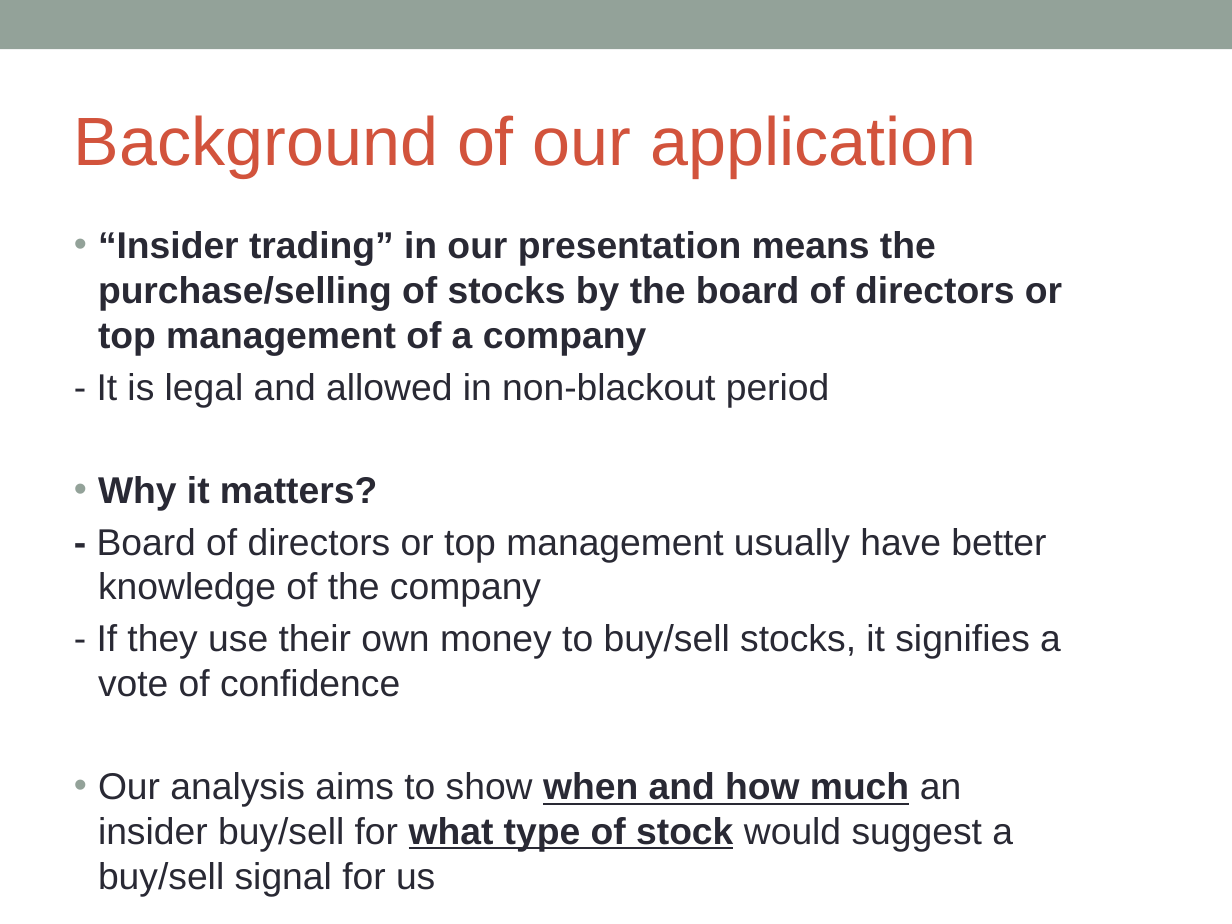
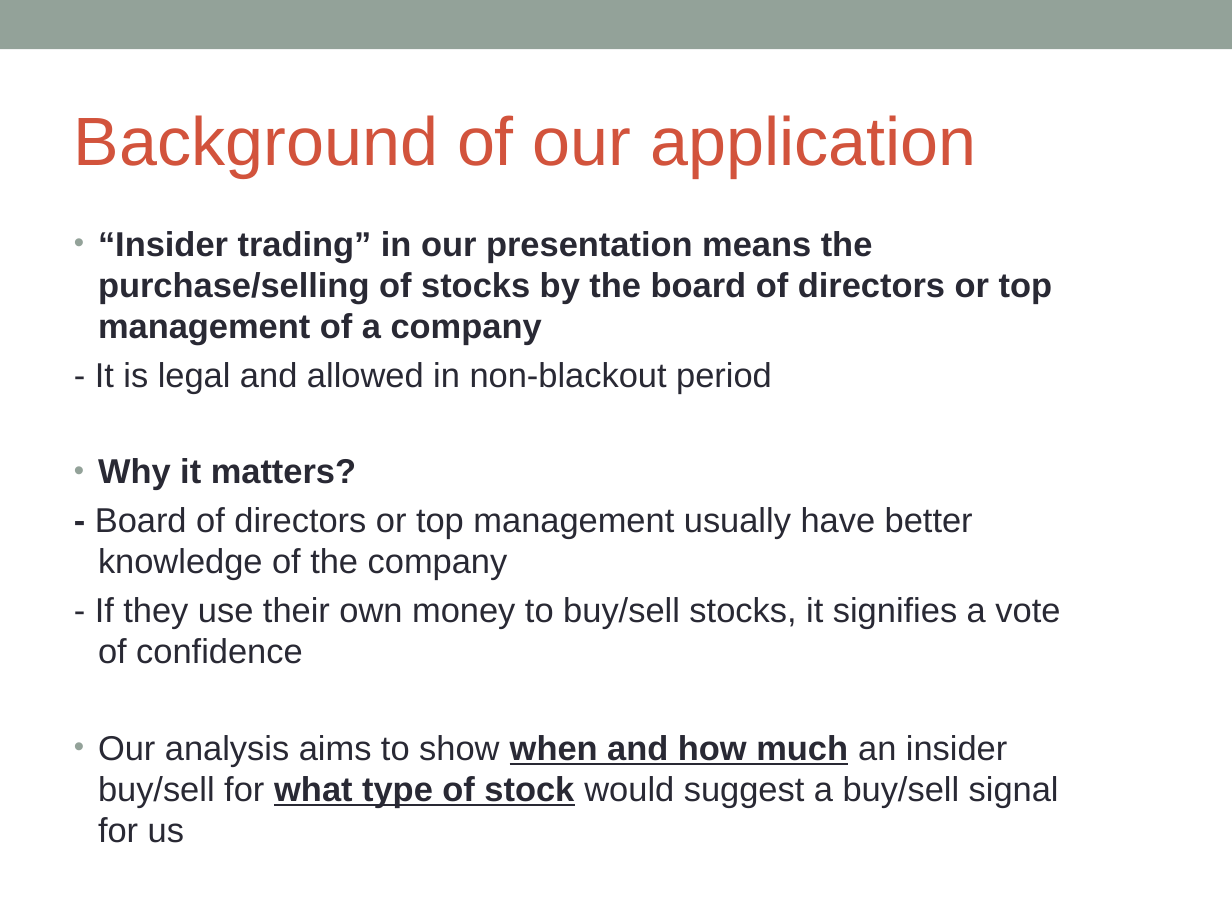
Before and after one commit to gafung/CIML, a slide deck: slide 3 of CIML presentation.ppt. Drawn at 1232x924 pixels with LibreOffice and Linux fonts; fonts in the diff are those of the drawing. Boxes give left, top, right and bottom in pixels: in the first picture for what was removed or moved away, otherwise in the second. Text is boxed around its words. In the diff, an @@ line names an element or a change of style, - is before the commit and + after.

```diff
--- a/CIML presentation.ppt
+++ b/CIML presentation.ppt
@@ text "“Insider trading” in our presentation ..." at (95,231,1060,843): size 24 to 22.2 pt @@
```
Also in this commit, not shown: 1 other slide changed, 2 slides added, 1 slide removed.
